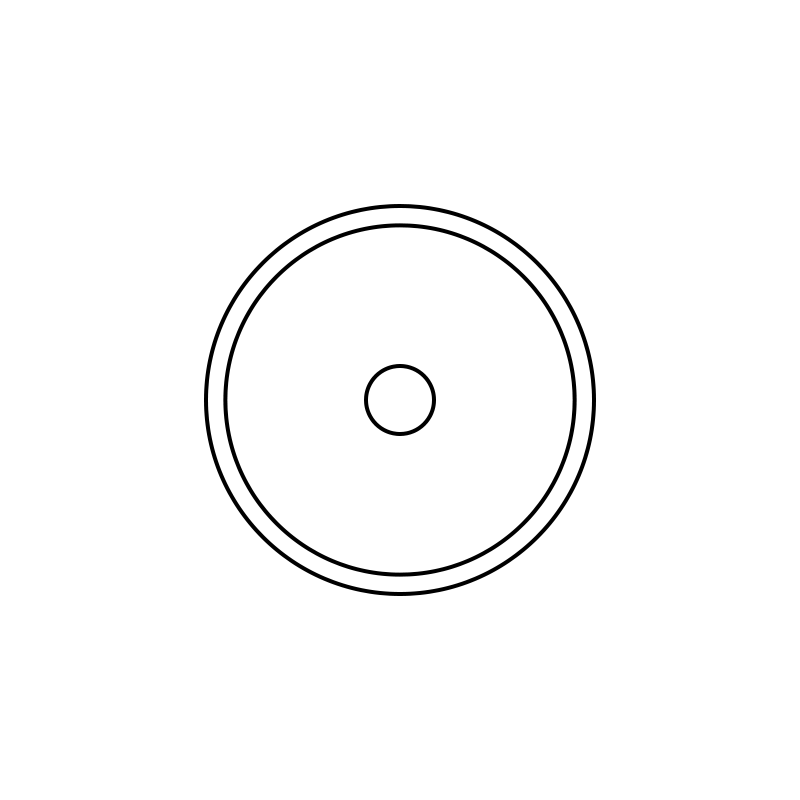
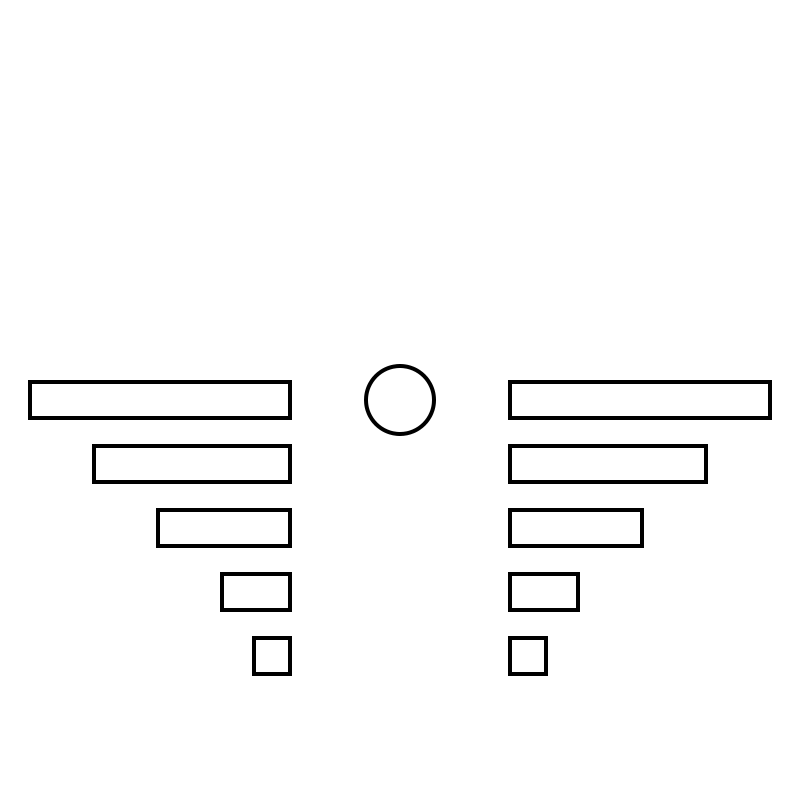
The second 800x800 image is a revision of the first. Changes to its layers:
showed group "gravity ticks copy" (5 layers) over [32, 384, 544, 672]
painted on "Rectangle 4" (3rd of 4, in "gravity ticks copy") over [220, 576, 224, 608]
painted on "Rectangle 3" (3rd of 4, in "gravity ticks copy") over [156, 512, 288, 544]
painted on "Rectangle 2" (3rd of 4, in "gravity ticks copy") over [92, 448, 247, 480]
painted on "Rectangle 1" (3rd of 4, in "gravity ticks copy") over [204, 384, 229, 416]
showed group "gravity ticks" (5 layers) over [256, 384, 768, 672]
painted on "Rectangle 4" (4th of 4, in "gravity ticks") over [576, 576, 580, 608]
painted on "Rectangle 3" (4th of 4, in "gravity ticks") over [512, 512, 644, 544]
painted on "Rectangle 2" (4th of 4, in "gravity ticks") over [553, 448, 708, 480]
painted on "Rectangle 1" (4th of 4, in "gravity ticks") over [571, 384, 596, 416]
hid "ring" over [208, 208, 592, 592]
